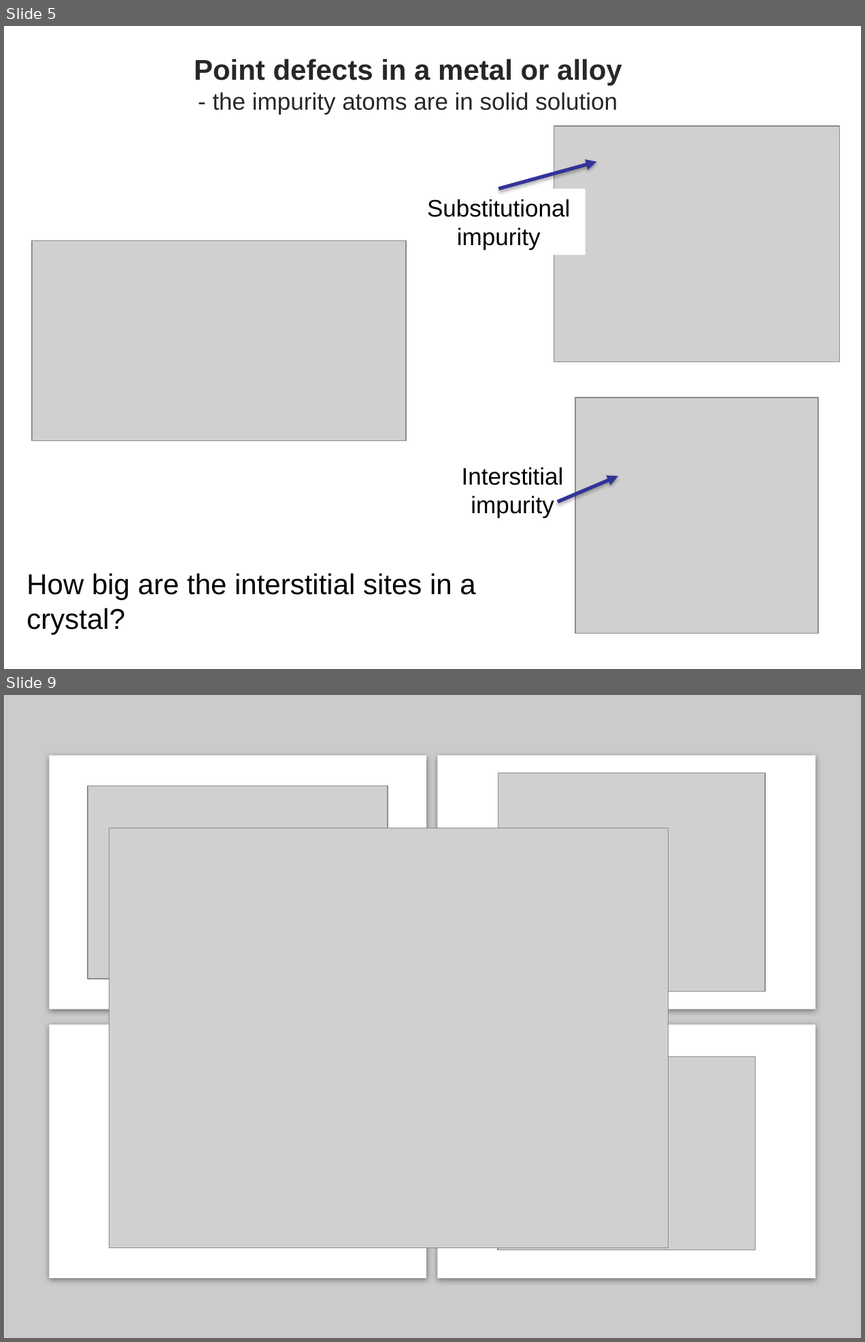
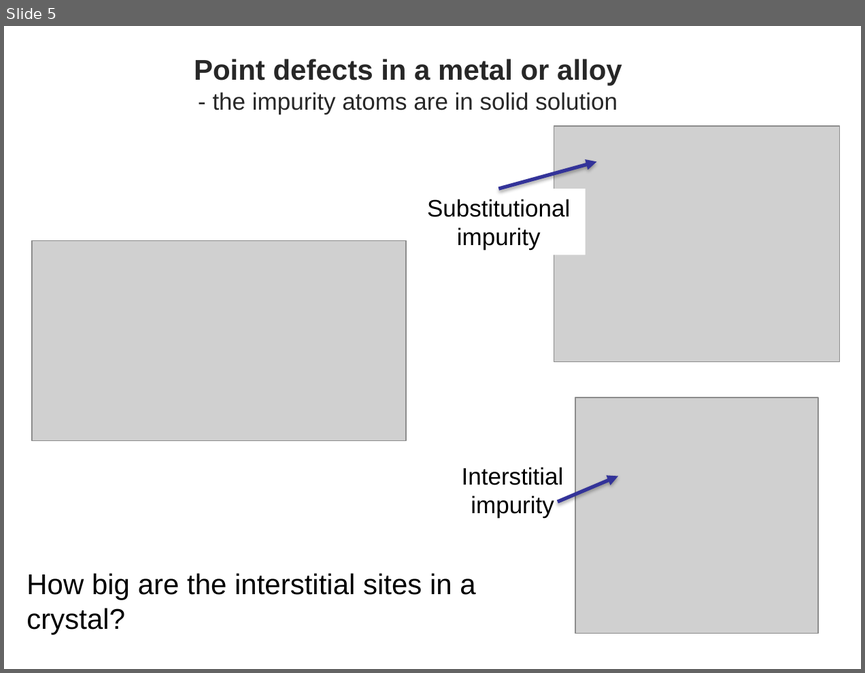
Before and after one commit to sgcorcoran/brightspace, a slide deck: materials_science_renderings/assets/handouts/04.01_defects.pptx. Shown one above the other, each under a label of ours: slides 5 and 9 before the commit, slide 5 after it; the slides between them are not shown. The pictures are 865x1342 and 865x673 pixels, drawn with LibreOffice and Linux fonts; fonts in the diff are those of the drawing; grey boxes stand for pictures. Boxes give left, top, right and bottom in pixels: in the first picture for what was removed or moved away, otherwise in the second. Text is boxed around its words. In the diff, an @@ line names an element or a change of style, - is before the commit and + after.

```diff
--- a/materials_science_renderings/assets/handouts/04.01_defects.pptx
+++ b/materials_science_renderings/assets/handouts/04.01_defects.pptx
@@ slide 9 removed at (x1=4, y1=695, x2=861, y2=1338), background #FFFFFF @@
@@ rectangle removed at (x1=4, y1=695, x2=861, y2=1338) @@
@@ rectangle removed at (x1=50, y1=755, x2=426, y2=1008) @@
@@ rectangle removed at (x1=438, y1=755, x2=815, y2=1008) @@
@@ picture removed at (x1=498, y1=773, x2=765, y2=991) @@
@@ picture removed at (x1=88, y1=786, x2=388, y2=979) @@
@@ picture removed at (x1=109, y1=828, x2=668, y2=1246) @@
@@ rectangle removed at (x1=50, y1=1024, x2=426, y2=1278) @@
@@ rectangle removed at (x1=438, y1=1024, x2=815, y2=1278) @@
@@ picture removed at (x1=498, y1=1057, x2=755, y2=1249) @@
```
Also in this commit, not shown: 6 other slides removed, 32 other files.
